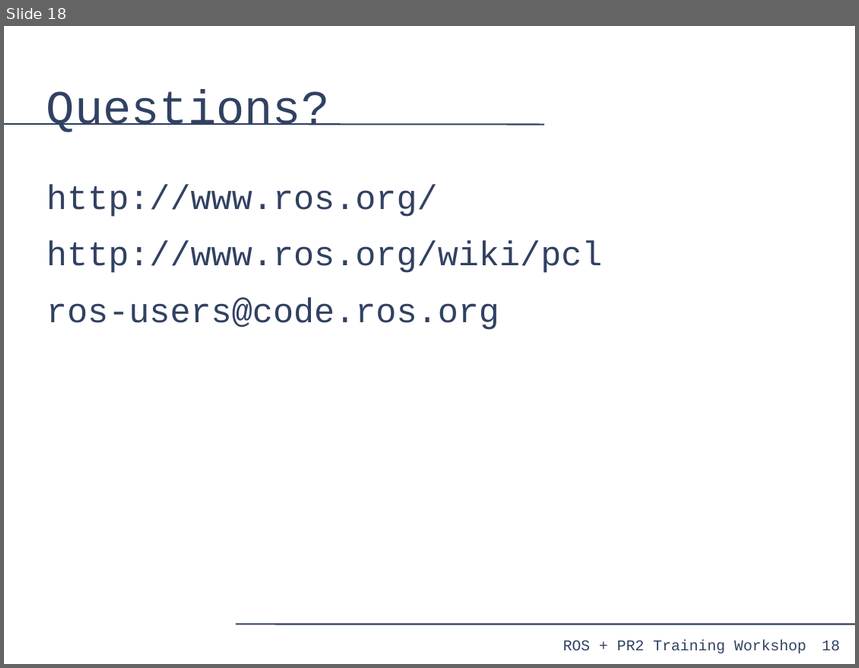
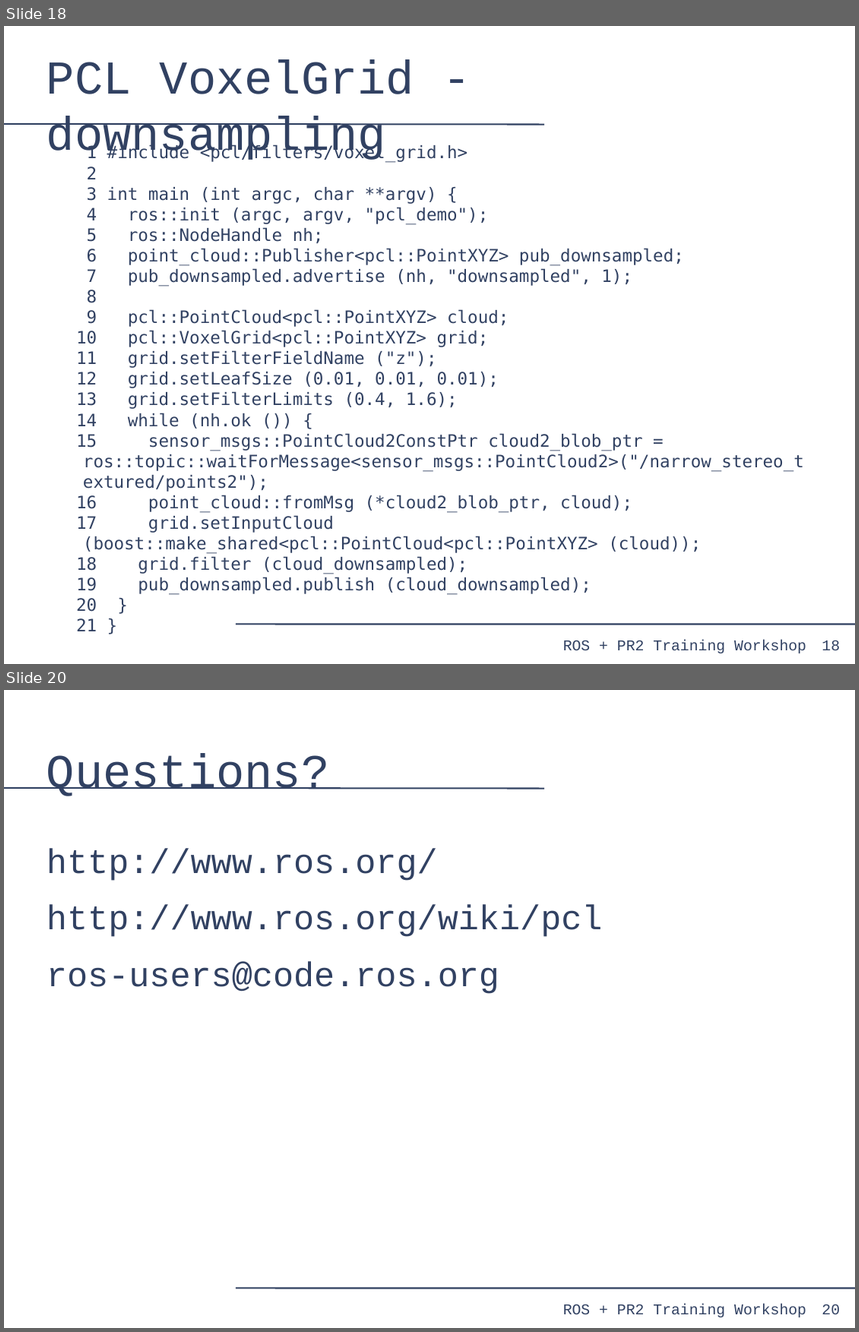
Before and after one commit to PR2/pr2_docs, a slide deck: pr2_training_workshop/processing_laser_data/slides.odp. Shown one above the other, each under a label of ours: slide 18 before the commit, slides 18 and 20 after it; the slides between them are not shown. The pictures are 859x668 and 859x1332 pixels, drawn with LibreOffice and Linux fonts; fonts in the diff are those of the drawing. Boxes give left, top, right and bottom in pixels: in the first picture for what was removed or moved away, otherwise in the second. Text is boxed around its words. In the diff, an @@ line names an element or a change of style, - is before the commit and + after.

```diff
--- a/pr2_training_workshop/processing_laser_data/slides.odp
+++ b/pr2_training_workshop/processing_laser_data/slides.odp
@@ slide 18 added at <box>4,26,855,664</box>, background #FFFFFF; not listed: 4 template elements that a slide beside it also shows @@
@@ title added at <box>47,60,414,163</box>, 44 pt, text #314162 @@
+PCL VoxelGrid - downsampling
@@ text added at <box>76,145,804,612</box>, 16 pt, text #314162 @@
+1 #include <pcl/filters/voxel_grid.h>
+2
+3 int main (int argc, char **argv) {
+4 ros::init (argc, argv, "pcl_demo");
+5 ros::NodeHandle nh;
+6 point_cloud::Publisher<pcl::PointXYZ> pub_downsampled;
+7 pub_downsampled.advertise (nh, "downsampled", 1);
+8
+9 pcl::PointCloud<pcl::PointXYZ> cloud;
+10 pcl::VoxelGrid<pcl::PointXYZ> grid;
+11 grid.setFilterFieldName ("z");
+12 grid.setLeafSize (0.01, 0.01, 0.01);
+13 grid.setFilterLimits (0.4, 1.6);
+14 while (nh.ok ()) {
+15 sensor_msgs::PointCloud2ConstPtr cloud2_blob_ptr = ros::topic::waitForMessage<sensor_msgs::PointCloud2>("/narrow_stereo_textured/points2");
+16 point_cloud::fromMsg (*cloud2_blob_ptr, cloud);
+17 grid.setInputCloud (boost::make_shared<pcl::PointCloud<pcl::PointXYZ> (cloud));
+18 grid.filter (cloud_downsampled);
+19 pub_downsampled.publish (cloud_downsampled);
+20 }
+21 }
@@ what was slide 18 is now slide 20 @@
@@ page number at <box>822,1305,840,1315</box>: text changed @@
-18
+20
```
Also in this commit, not shown: 1 slide changed, 1 other slide added.
